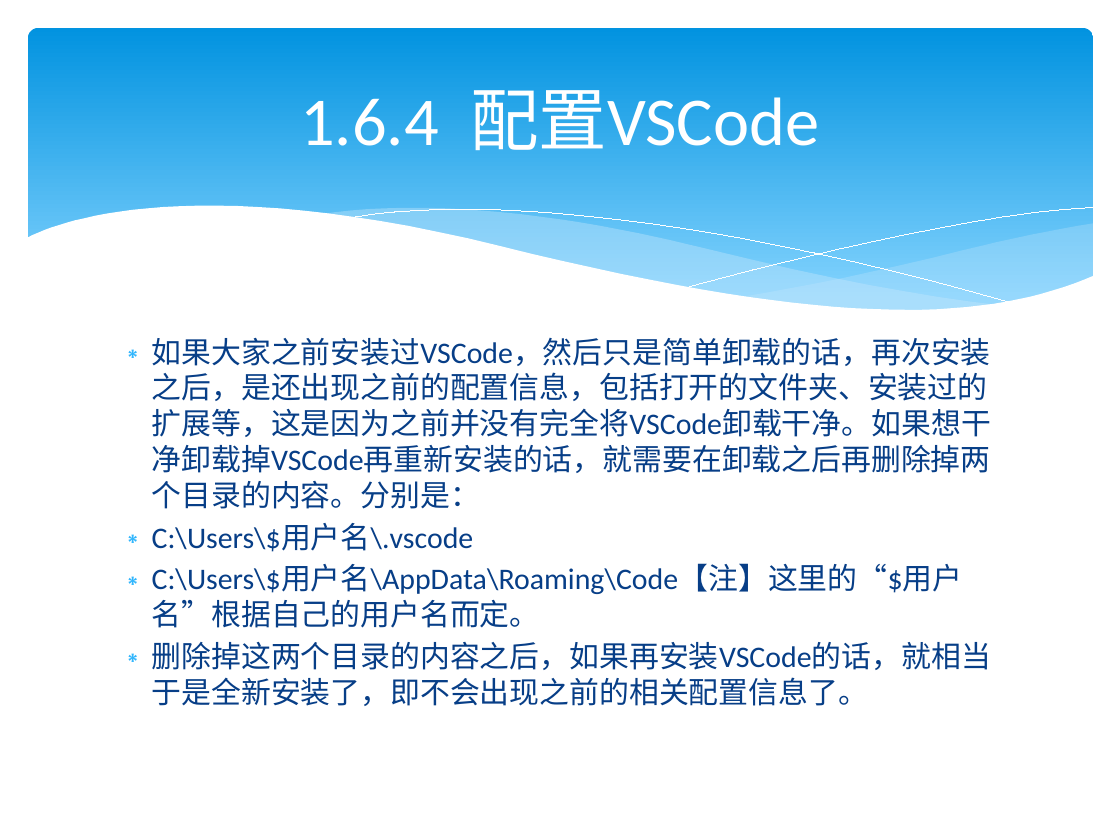
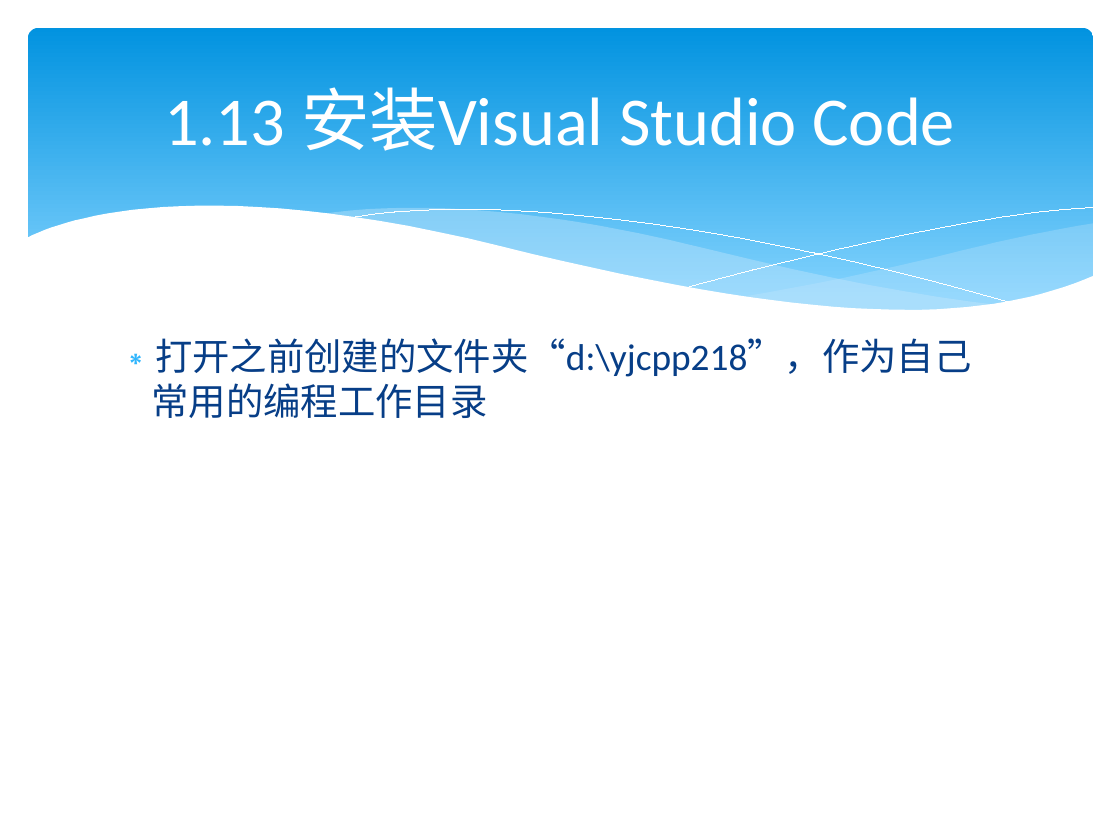
Before and after one commit to lamplight8/cpp, a slide deck: slide 121 of ppt/ch01_绪论.pptx (slide 76 before the commit). Drawn at 1120x840 pixels with LibreOffice and Linux fonts; fonts in the diff are those of the drawing. Boxes give left, top, right and bottom in pixels: in the first picture for what was removed or moved away, otherwise in the second. Text is boxed around its words. In the diff, an @@ line names an element or a change of style, - is before the commit and + after.

```diff
--- a/ppt/ch01_绪论.pptx
+++ b/ppt/ch01_绪论.pptx
@@ title at (164,87,955,151): text changed @@
-1.6.4 配置VSCode
+1.13 安装Visual Studio Code
@@ text at (152,338,971,418): text changed; size 19.2 to 24 pt @@
-∗ 如果大家之前安装过VSCode，然后只是简单卸载的话，再次安装之后，是还出现之前的配置信息，包括打开的文件夹、安装过的扩展等，这是因为之前并没有完全将VSCode卸载干净。如果想干净卸载掉VSCode再重新安装的话，就需要在卸载之后再删除掉两个目录的内容。分别是：
-∗ C:\Users\$用户名\.vscode
-∗ C:\Users\$用户名\AppData\Roaming\Code【注】这里的“$用户名”根据自己的用户名而定。
-∗ 删除掉这两个目录的内容之后，如果再安装VSCode的话，就相当于是全新安装了，即不会出现之前的相关配置信息了。
+∗ 打开之前创建的文件夹“d:\yjcpp218”，作为自己常用的编程工作目录
```
Also in this commit, not shown: 76 other slides changed, 53 slides added, 32 slides removed, 43 other files.
